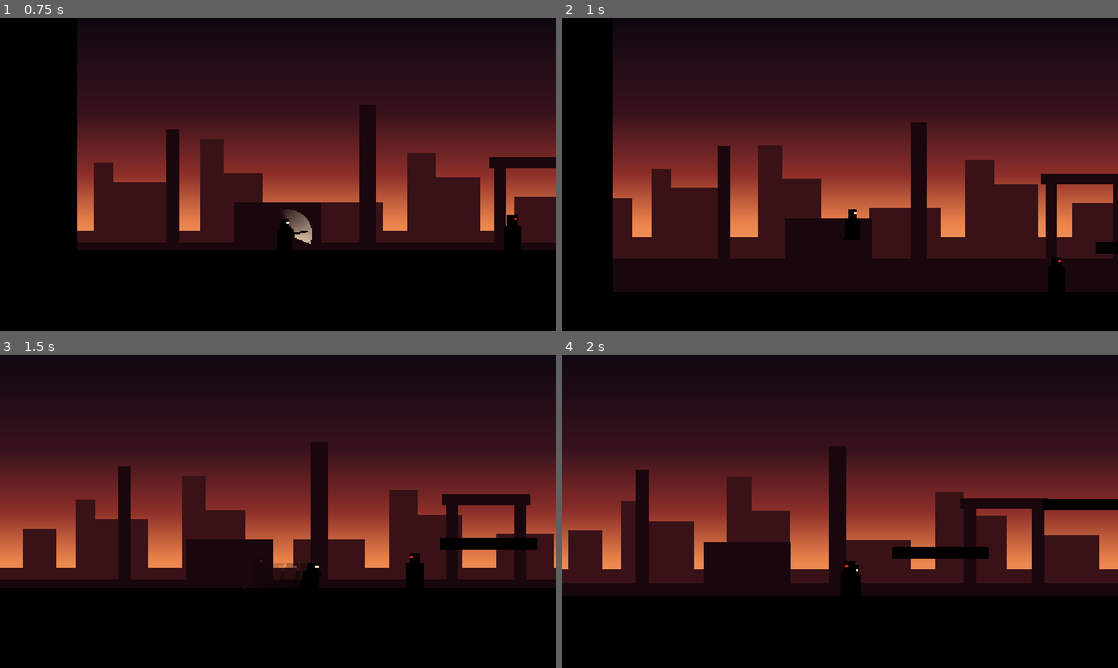
Above: before the commit, frames 1-4 (two rows, left to right).
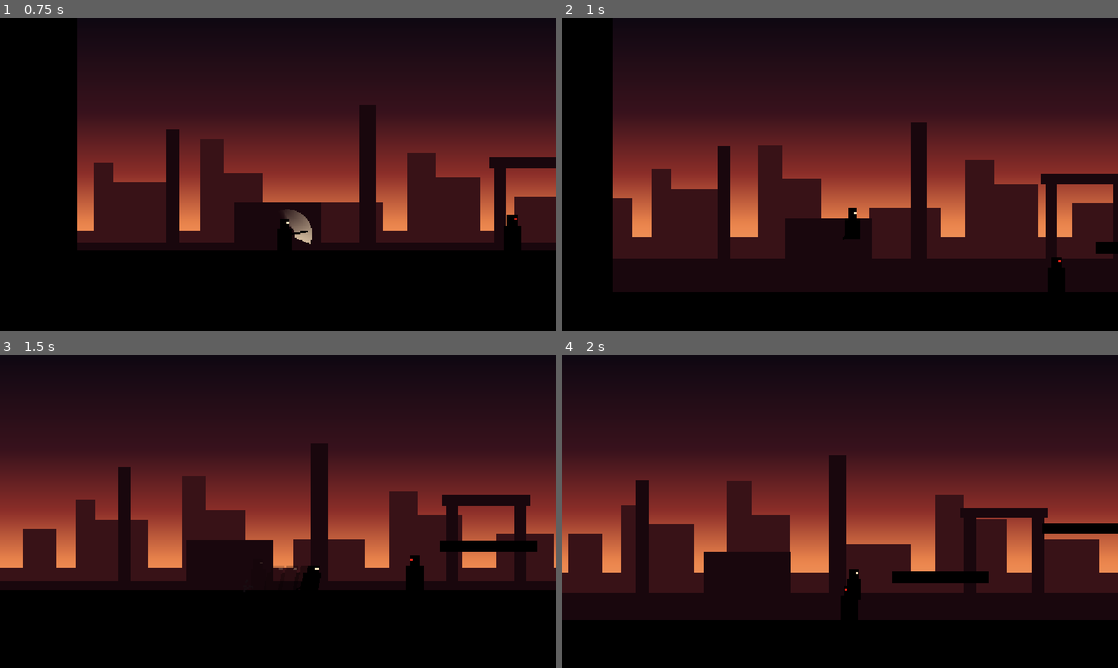
Above: after the commit, the same moments.

Repository: NobleRat/Kill-The-Man
Game: Godot game, scene res://levels/test_level.tscn
The game is run twice, just before and just after one commit, with the same random seed, the same clock (stepped at 60 frames per second) and the same inputs.
Inputs (mouse positions are in pixels of both pictures, inside the frame that each line leads up to):
- Up to frame 1 (0.75 s): move the mouse to (400, 158) at 0.52 s; hold D (move_right) from 0.53 s (still down); tap J (attack) at 0.6 s
- Up to frame 2 (1 s): keep holding D (move_right); tap Space (jump) at 0.77 s
- Up to frame 3 (1.5 s): keep holding D (move_right); move the mouse to (166, 527) at 1.27 s; tap Shift (dash) at 1.35 s
- Up to frame 4 (2 s): keep holding D (move_right); tap Space (jump) at 1.52 s

Frame 1 is identical in both runs. In frame 2, less than 0.1% of the frame differs, in the area x 19-91%, y 54-80%; in frame 3, 1.4%; in frame 4, 15%, in the area x 0-100%, y 29-85%.

Commit message:
დაცემა 2-ჯერ ნელი (ხტომა უცვლელია)
- დაცემისას სიჩქარე ყოველ მომენტში ნახევარია: fall_gravity_multiplier 1.5 → 0.375
  (სიმძიმე 4-ჯერ ნაკლები), max_fall_speed 1650 → 825 (2-ჯერ ნაკლები).
- ხტომიდან ჩამოსვლა 0.25 → 0.47 წამი, 400 პიქსელიდან ჩავარდნა 0.37 → 0.70 წამი.
- ასვლა არ შეცვლილა: სიმაღლე ~206 პიქსელი, მწვერვალამდე 0.3 წამი.

Co-Authored-By: Claude Opus 5.5 <noreply@anthropic.com>

Diff:
--- a/player/player.gd
+++ b/player/player.gd
@@ -21,10 +21,11 @@
 @export var jump_speed := 1350.0
 ## სიმძიმე — რამდენად ძლიერად ექაჩება მიწა.
 @export var gravity := 4687.5
-## დაცემისას სიმძიმე ამდენჯერ მეტია — ხტომა „წონიანი“ გამოდის.
-@export var fall_gravity_multiplier := 1.5
+## დაცემისას სიმძიმე ამაზე მრავლდება (1-ზე ნაკლები = ნელი, „მცურავი“ დაცემა).
+## დაცემის 2-ჯერ შენელებისთვის ეს რიცხვი 4-ჯერ მცირდება, max_fall_speed კი 2-ჯერ.
+@export var fall_gravity_multiplier := 0.375
 ## დაცემის მაქსიმალური სიჩქარე.
-@export var max_fall_speed := 1650.0
+@export var max_fall_speed := 825.0
 ## ხტომის ღილაკს ადრე თუ გაუშვებ, ზემოთ სიჩქარე ამაზე მრავლდება (დაბალი ხტომა).
 @export_range(0.0, 1.0) var jump_cut := 0.45
 ## კიდიდან ჩამოსვლის შემდეგ ამდენი წამი კიდევ შეიძლება ხტომა.
